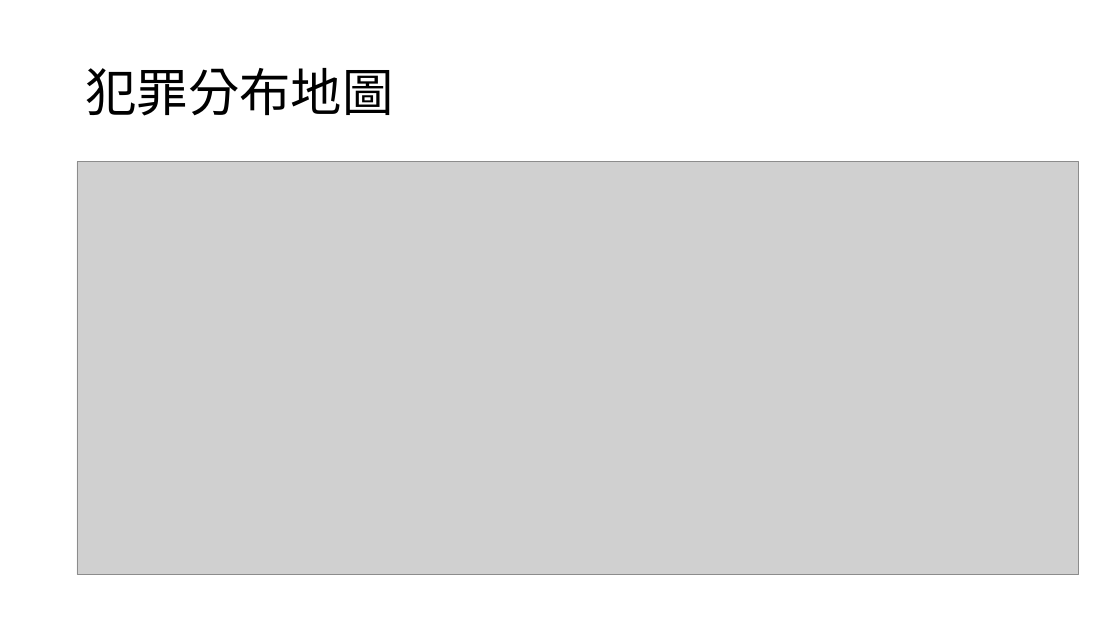
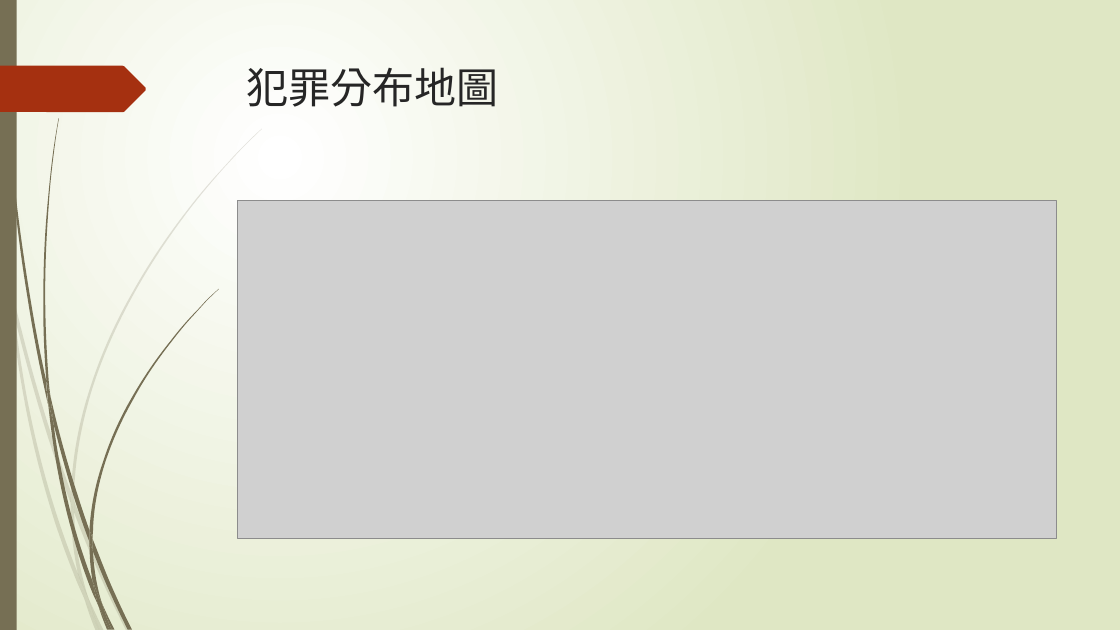
Before and after one commit to oliveyuan/NTU_R_Course_2018, a slide deck: slide 11 of week_6,7,8/Chicago crime data/芝加哥犯罪分析報告.pptx. Drawn at 1120x630 pixels with LibreOffice and Linux fonts; fonts in the diff are those of the drawing; grey boxes stand for pictures. Boxes give left, top, right and bottom in pixels: in the first picture for what was removed or moved away, otherwise in the second. Text is boxed around its words. In the diff, an @@ line names an element or a change of style, - is before the commit and + after.

```diff
--- a/week_6,7,8/Chicago crime data/芝加哥犯罪分析報告.pptx
+++ b/week_6,7,8/Chicago crime data/芝加哥犯罪分析報告.pptx
@@ background #FFFFFF to gradient #FFFFFF to #DFE8C4 @@
@@ rectangle added at <box>0,0,17,630</box>, fill #766F54 @@
@@ title "犯罪分布地圖": place and size @@
-title "犯罪分布地圖" at <box>85,68,393,116</box>
+title "犯罪分布地圖" at <box>247,67,499,107</box>
@@ title "犯罪分布地圖" at <box>247,67,499,107</box>: size 44 to 36 pt, font Calibri to TeX Gyre Adventor, text colour #000000 to #262626; line spacing 0.9 to 1; vertical alignment middle to top @@
@@ freeform shape added at <box>0,66,146,112</box>, fill #A53010 @@
@@ picture: place and size @@
-picture at <box>77,162,1080,575</box>
+picture at <box>238,201,1057,539</box>
@@ group added at <box>0,129,262,630</box>: 10 freeform shapes @@
@@ group added at <box>3,0,218,630</box>: 12 freeform shapes @@
```
Also in this commit, not shown: 13 other slides changed.
